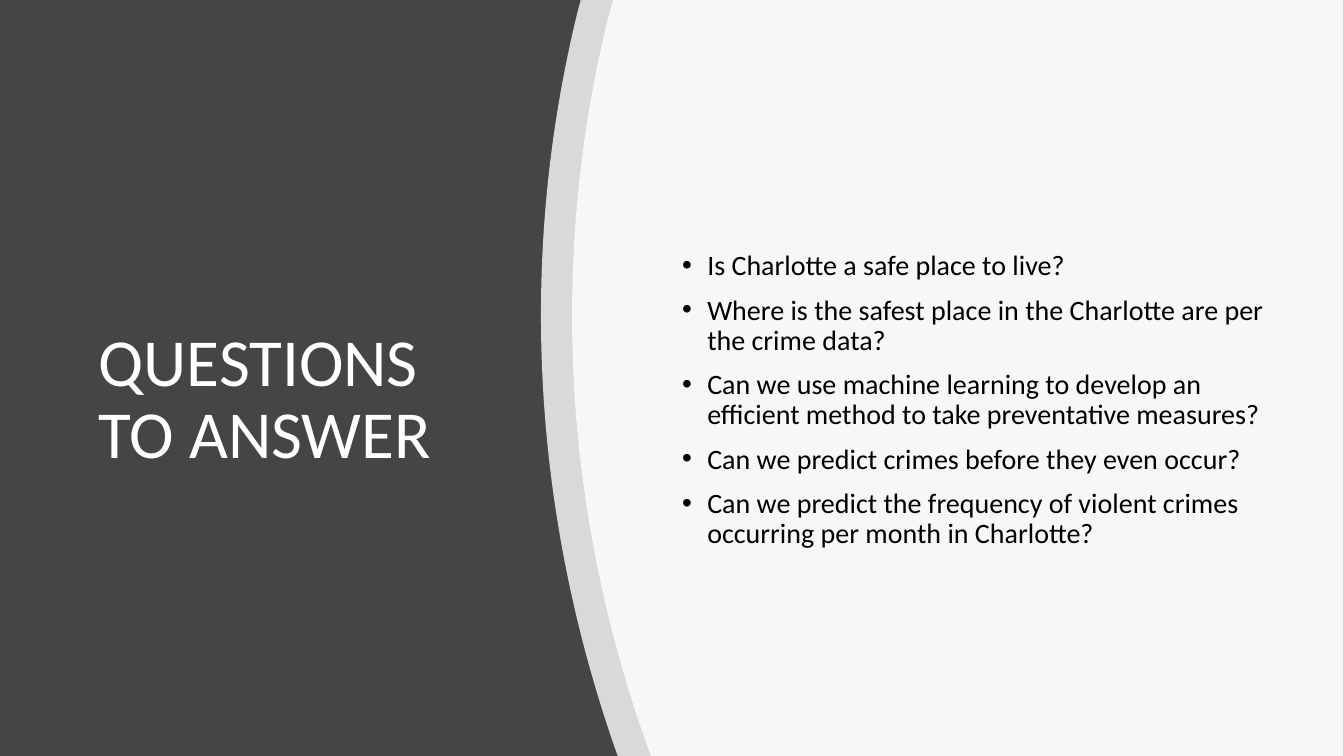
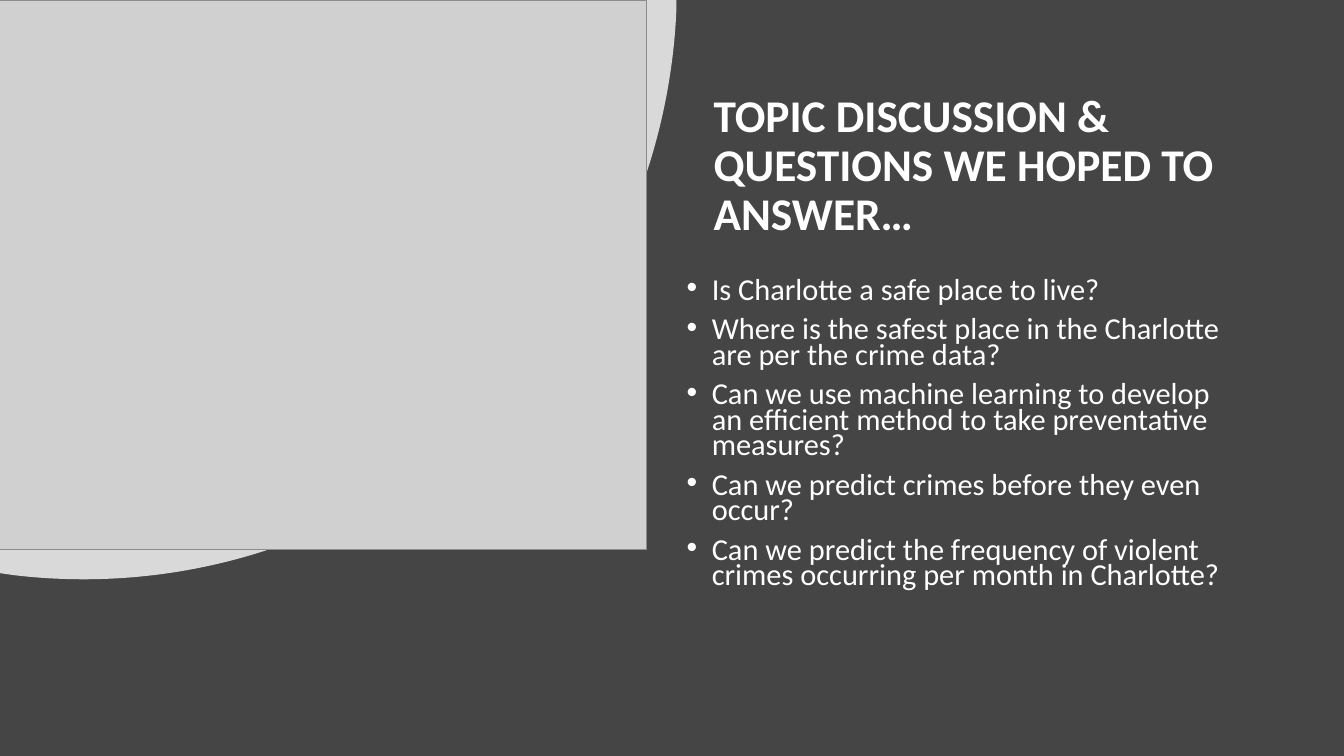
Before and after one commit to Kcav18/Final_Project, a slide deck: slide 2 of Final Presentation.pptx (slide 3 before the commit). Drawn at 1344x756 pixels with LibreOffice and Linux fonts; fonts in the diff are those of the drawing; grey boxes stand for pictures. Boxes give left, top, right and bottom in pixels: in the first picture for what was removed or moved away, otherwise in the second. Text is boxed around its words. In the diff, an @@ line names an element or a change of style, - is before the commit and + after.

Commit message:
Even more tweaks...

```diff
--- a/Final Presentation.pptx
+++ b/Final Presentation.pptx
@@ freeform shape: place and size @@
-freeform shape at (541,0,1344,756)
+freeform shape at (0,0,677,580)
@@ picture added at (0,0,646,549) @@
@@ freeform shape removed at (573,0,1344,756) @@
@@ title at (714,102,1213,231): text changed; size 48 to 32.4 pt; bold on @@
-QUESTIONS TO ANSWER
+TOPIC DISCUSSION & QUESTIONS WE HOPED TO ANSWER…
@@ text "Is Charlotte a safe place ...": place and size @@
-text "Is Charlotte a safe place ..." at (707,255,1263,548)
+text "Is Charlotte a safe place ..." at (712,279,1219,590)
@@ text "Is Charlotte a safe place ..." at (712,279,1219,590): size 20 to 21.7 pt, text colour #000000 to #FFFFFF; line spacing 0.9 to 0.7; vertical alignment middle to top @@
```
Also in this commit, not shown: 3 other slides changed, 1 slide removed.
